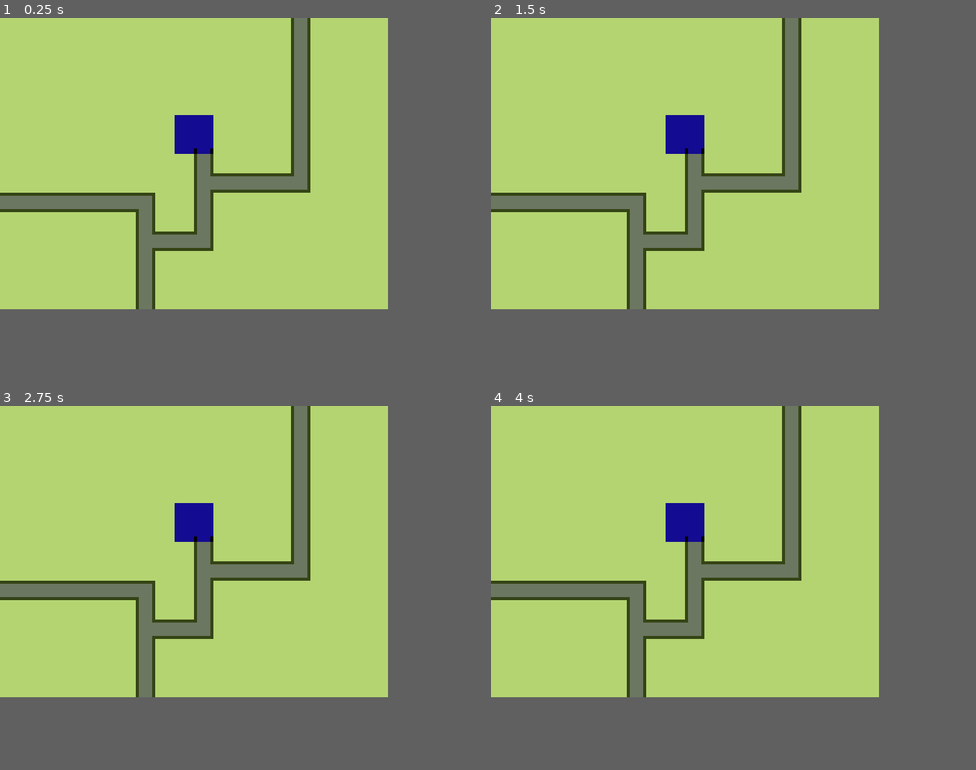
Above: before the commit, frames 1-4 (two rows, left to right).
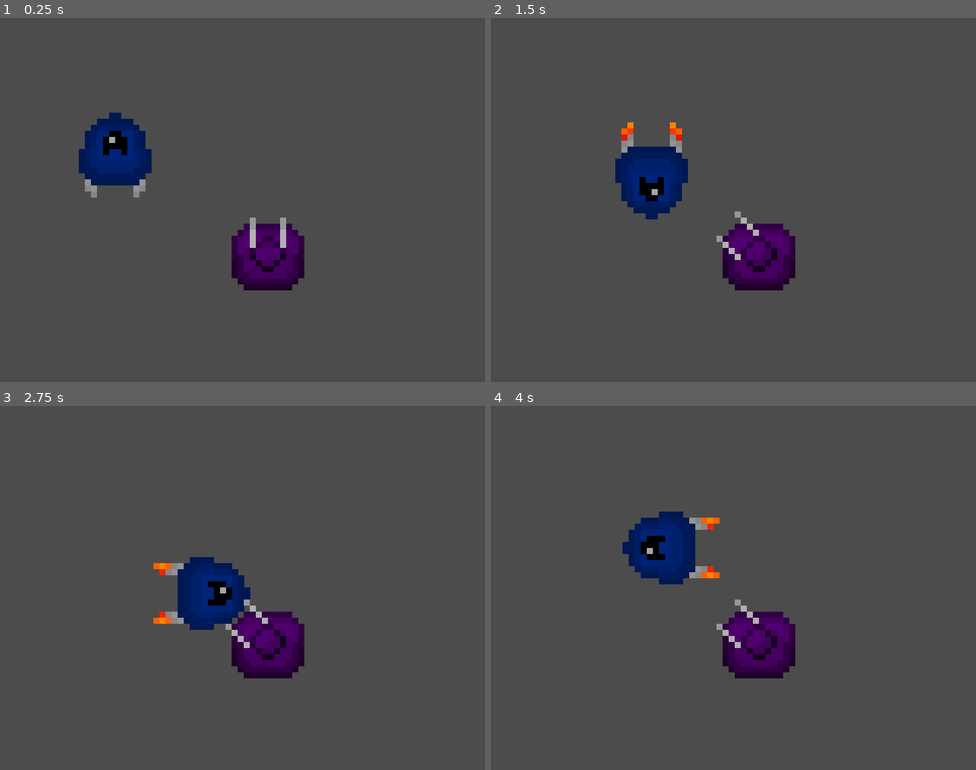
Above: after the commit, the same moments.

Repository: horenso/DefenseGame
Game: Godot game, scene res://Tests/Follow_movment.tscn
Same seed, same stepped clock (60 frames per second), same inputs: the game is played once before the commit and once after it. Before the commit the project starts from res://Game.tscn.
Inputs:
- Up to frame 1 (0.25 s): no input
- Up to frame 2 (1.5 s): tap Enter at 0.5 s; hold Right (ui_right) 0.53-1.28 s; hold Down (ui_down) from 1.28 s (still down)
- Up to frame 3 (2.75 s): release Down (ui_down) at 2.03 s; hold Right (ui_right) from 2.03 s (still down)
- Up to frame 4 (4 s): release Right (ui_right) at 2.78 s; hold Up (ui_up) 2.78-3.53 s; hold Left (ui_left) from 3.53 s (still down)
In our replay, the window is 640x480 before the commit and 800x600 after it. These sizes can differ from the game's own. Grey fills any space a smaller window leaves; there, only what the larger window draws over its background counts as a difference.

The runs differ from the first frame. In frame 1, 64% of the frame differs, in the area x 0-80%, y 0-80%; in frame 2, 64%; in frame 3, 64%; in frame 4, 64%.

Commit message:
Restructured everything

Diff:
--- /dev/null
+++ b/Scenes/Enemy.tscn
@@ -0,0 +1,54 @@
+[gd_scene load_steps=6 format=2]
+
+[ext_resource path="res://Scripts/Enemy.gd" type="Script" id=1]
+[ext_resource path="res://Art/Enemies/Rocketship.png" type="Texture" id=2]
+
+[sub_resource type="CapsuleShape2D" id=1]
+radius = 6.0
+height = 4.0
+
+[sub_resource type="Animation" id=2]
+tracks/0/type = "value"
+tracks/0/path = NodePath(".:frame")
+tracks/0/interp = 1
+tracks/0/loop_wrap = true
+tracks/0/imported = false
+tracks/0/enabled = true
+tracks/0/keys = {
+"times": PoolRealArray( 0.281832 ),
+"transitions": PoolRealArray( 1 ),
+"update": 1,
+"values": [ 2 ]
+}
+
+[sub_resource type="Animation" id=3]
+loop = true
+tracks/0/type = "value"
+tracks/0/path = NodePath(".:frame")
+tracks/0/interp = 1
+tracks/0/loop_wrap = true
+tracks/0/imported = false
+tracks/0/enabled = true
+tracks/0/keys = {
+"times": PoolRealArray( 0, 0.6 ),
+"transitions": PoolRealArray( 1, 1 ),
+"update": 1,
+"values": [ 0, 1 ]
+}
+
+[node name="Enemy" type="Area2D"]
+scale = Vector2( 10, 10 )
+script = ExtResource( 1 )
+
+[node name="CollisionShape2D" type="CollisionShape2D" parent="."]
+shape = SubResource( 1 )
+
+[node name="Rocketship" type="Sprite" parent="."]
+position = Vector2( 0, 0.2 )
+texture = ExtResource( 2 )
+hframes = 3
+frame = 2
+
+[node name="AnimationPlayer" type="AnimationPlayer" parent="Rocketship"]
+anims/Idle = SubResource( 2 )
+anims/fire = SubResource( 3 )
--- /dev/null
+++ b/Scenes/Tower.tscn
@@ -0,0 +1,29 @@
+[gd_scene load_steps=4 format=2]
+
+[ext_resource path="res://Scripts/Tower.gd" type="Script" id=1]
+[ext_resource path="res://Art/Towers/done2.png" type="Texture" id=2]
+
+[sub_resource type="CircleShape2D" id=1]
+radius = 21.9513
+
+[node name="rotation_test_2" type="Node2D"]
+script = ExtResource( 1 )
+__meta__ = {
+"_edit_group_": true
+}
+
+[node name="done" type="Sprite" parent="."]
+texture = ExtResource( 2 )
+hframes = 9
+
+[node name="Timer" type="Timer" parent="."]
+wait_time = 16.0
+autostart = true
+
+[node name="range" type="Area2D" parent="."]
+
+[node name="CollisionShape2D" type="CollisionShape2D" parent="range"]
+position = Vector2( 0.5, -1.5 )
+shape = SubResource( 1 )
+[connection signal="area_entered" from="range" to="." method="_on_range_area_entered"]
+[connection signal="area_exited" from="range" to="." method="_on_range_area_exited"]
--- /dev/null
+++ b/Scripts/Enemy.gd
@@ -0,0 +1,37 @@
+extends Node2D
+
+onready var animation_player = get_node("Rocketship/AnimationPlayer")
+
+var SPEED = 100
+var has_moved = false
+
+func _ready():
+	set_process(true)
+	animation_player.play("Idle")
+
+func _process(delta):
+	has_moved = false
+	if Input.is_action_pressed("ui_left"):
+		animation_player.play("fire")
+		global_translate(Vector2(-1, 0) * delta * SPEED)
+		set_global_rotation_degrees(270)
+		has_moved = true
+	elif Input.is_action_pressed("ui_right"):
+		animation_player.play("fire")
+		global_translate(Vector2(1, 0) * delta * SPEED)
+		set_global_rotation_degrees(90)
+		has_moved = true
+	if Input.is_action_pressed("ui_down"):
+		animation_player.play("fire")
+		global_translate(Vector2(0, 1) * delta * SPEED)
+		set_global_rotation_degrees(180)
+		has_moved = true
+	if Input.is_action_pressed("ui_up"):
+		animation_player.play("fire")
+		global_translate(Vector2(0, -1) * delta * SPEED)
+		set_global_rotation_degrees(0)
+		has_moved = true
+
+
+	if not has_moved:
+		animation_player.play("Idle")
--- /dev/null
+++ b/Scripts/Tower.gd
@@ -0,0 +1,51 @@
+extends Node2D
+
+# towers rotation, handled by the animation frames
+var fake_rotation = 0
+
+# sprite node, to change the animation frames
+onready var sprite_node = get_node("done")
+onready var collision_shape_node = get_node("range/CollisionShape2D")
+
+# list of enemies that the tower sees
+var list_of_enemies = []
+
+# current enemy in gun sight
+var selected_enemy = null
+
+# angle between selected_enemy and tower
+var angle_enemy = 0.0
+
+func _ready():
+	set_process(true)
+	draw_circle(collision_shape_node.position, 20.0, Color(12))
+
+func _process(delta):
+	update_fake_rotation()
+
+	if selected_enemy == null:
+		if not list_of_enemies.empty():
+			selected_enemy = list_of_enemies[0]
+	elif not list_of_enemies.has(selected_enemy):
+		selected_enemy = null
+	else:
+		angle_enemy = 90 + rad2deg(get_angle_to(selected_enemy.position))
+		if angle_enemy < 0:
+			angle_enemy = 360 + angle_enemy
+		fake_rotation = int(round(angle_enemy / 22.5))
+
+# update the towers rotation frames,
+# fake_rotation is value between 0 and 15
+func update_fake_rotation():
+	if fake_rotation <= 8:
+		sprite_node.set_frame(fake_rotation)
+		sprite_node.set_flip_h(false)
+	else:
+		sprite_node.set_frame(16 - fake_rotation)
+		sprite_node.set_flip_h(true)
+
+func _on_range_area_entered(area):
+	list_of_enemies.append(area)
+
+func _on_range_area_exited(area):
+	list_of_enemies.erase(area)
--- /dev/null
+++ b/Tests/Follow_movment.tscn
@@ -0,0 +1,16 @@
+[gd_scene load_steps=3 format=2]
+
+[ext_resource path="res://Scenes/Enemy.tscn" type="PackedScene" id=1]
+[ext_resource path="res://Scenes/Tower.tscn" type="PackedScene" id=2]
+
+
+
+
+[node name="Test" type="Node2D"]
+
+[node name="Enemy" parent="." instance=ExtResource( 1 )]
+position = Vector2( 190, 234 )
+
+[node name="Tower" parent="." instance=ExtResource( 2 )]
+position = Vector2( 442, 399 )
+scale = Vector2( 10, 10 )
--- a/project.godot
+++ b/project.godot
@@ -15,16 +15,16 @@
 
 [application]
 
-config/name="Test1"
-run/main_scene="res://Game.tscn"
+config/name="DefenseGame"
+run/main_scene="res://Tests/Follow_movment.tscn"
 boot_splash/fullsize=false
 config/icon="res://icon.png"
 
 [display]
 
-window/size/width=640
-window/size/height=480
+window/size/width=800
 window/stretch/mode="viewport"
+window/stretch/aspect="keep"
 
 [importer_defaults]
 
@@ -49,9 +49,16 @@
 "svg/scale": 1.0
 }
 
+[input]
+
+Y={
+"deadzone": 0.5,
+"events": [ Object(InputEventKey,"resource_local_to_scene":false,"resource_name":"","device":0,"alt":false,"shift":false,"control":false,"meta":false,"command":false,"pressed":false,"scancode":89,"unicode":0,"echo":false,"script":null)
+ ]
+}
+
 [rendering]
 
-quality/driver/driver_name="GLES2"
 quality/2d/use_pixel_snap=true
 vram_compression/import_etc=true
 vram_compression/import_etc2=false
--- /dev/null
+++ b/rotation_test_2.tscn
@@ -0,0 +1,28 @@
+[gd_scene load_steps=4 format=2]
+
+[ext_resource path="res://Node2D.gd" type="Script" id=1]
+[ext_resource path="res://Textures/Tower1/done2.png" type="Texture" id=2]
+
+[sub_resource type="CircleShape2D" id=1]
+radius = 21.9513
+
+[node name="rotation_test_2" type="Node2D"]
+script = ExtResource( 1 )
+__meta__ = {
+"_edit_group_": true
+}
+
+[node name="done" type="Sprite" parent="."]
+texture = ExtResource( 2 )
+hframes = 9
+
+[node name="Timer" type="Timer" parent="."]
+wait_time = 16.0
+autostart = true
+
+[node name="range" type="Area2D" parent="."]
+
+[node name="CollisionShape2D" type="CollisionShape2D" parent="range"]
+visible = false
+position = Vector2( 0.5, -1.5 )
+shape = SubResource( 1 )
--- a/tile_set.tres
+++ b/tile_set.tres
@@ -40,7 +40,7 @@
 
 [sub_resource type="NavigationPolygon" id=10]
 vertices = PoolVector2Array( 0, 5, 5, 5, 5, 0, 27, 0, 27, 32, 5, 32, 5, 27, 0, 27 )
-polygons = [ PoolIntArray( 0, 1, 2, 3, 4, 5, 6, 7 ) ]
+polygons = [ PoolIntArray( 0, 1, 2, 3, 4, 5, 6, 7 ), PoolIntArray( 0, 1, 2, 3, 4, 5, 6, 7 ), PoolIntArray( 0, 1, 2, 3, 4, 5, 6, 7 ) ]
 
 [sub_resource type="NavigationPolygon" id=11]
 vertices = PoolVector2Array( 0, 27, 0, 5, 32, 5, 32, 27, 27, 27, 27, 32, 5, 32, 5, 27 )
Binary file added: Art/Enemies/Rocketship.png
Not shown, added: Art/Enemies/Rocketship.png.import
Not shown, added: Art/Rocketship.png.import
Binary file added: Art/Towers/1.png
Not shown, added: Art/Towers/1.png.import
Binary file added: Art/Towers/2.png
Not shown, added: Art/Towers/2.png.import
Binary file added: Art/Towers/3.png
Not shown, added: Art/Towers/3.png.import
Binary file added: Art/Towers/5.png
Not shown, added: Art/Towers/5.png.import
Binary file added: Art/Towers/done.png
(and 23 more such lines)
